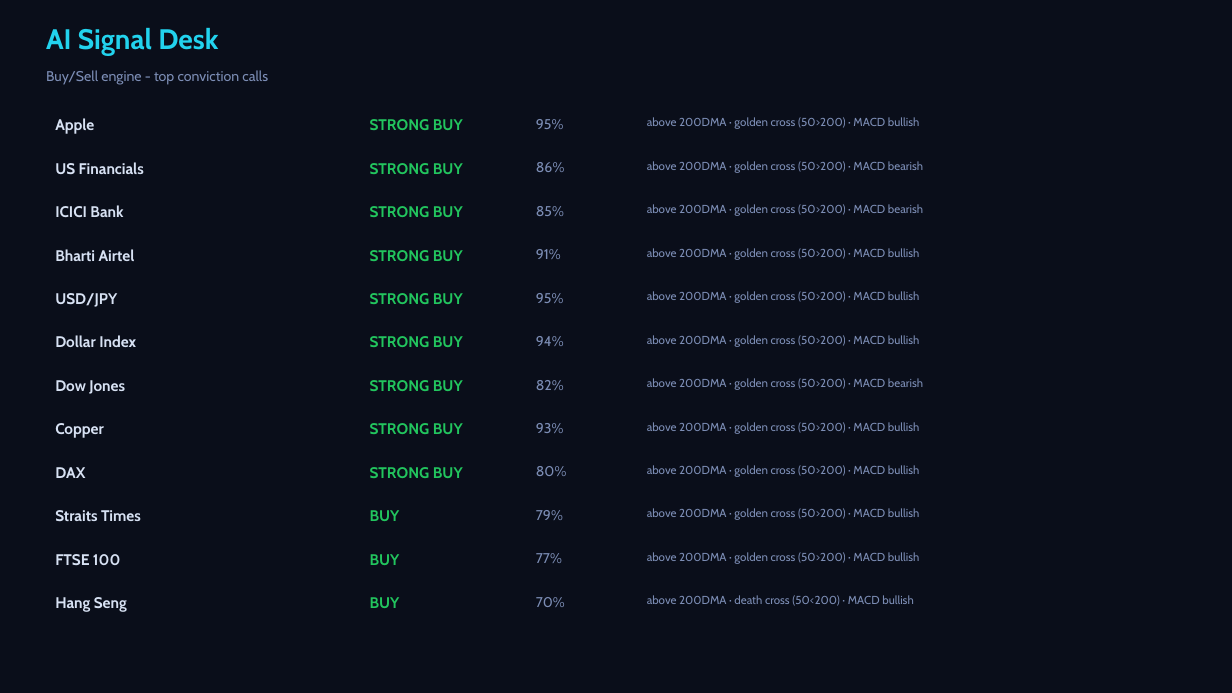
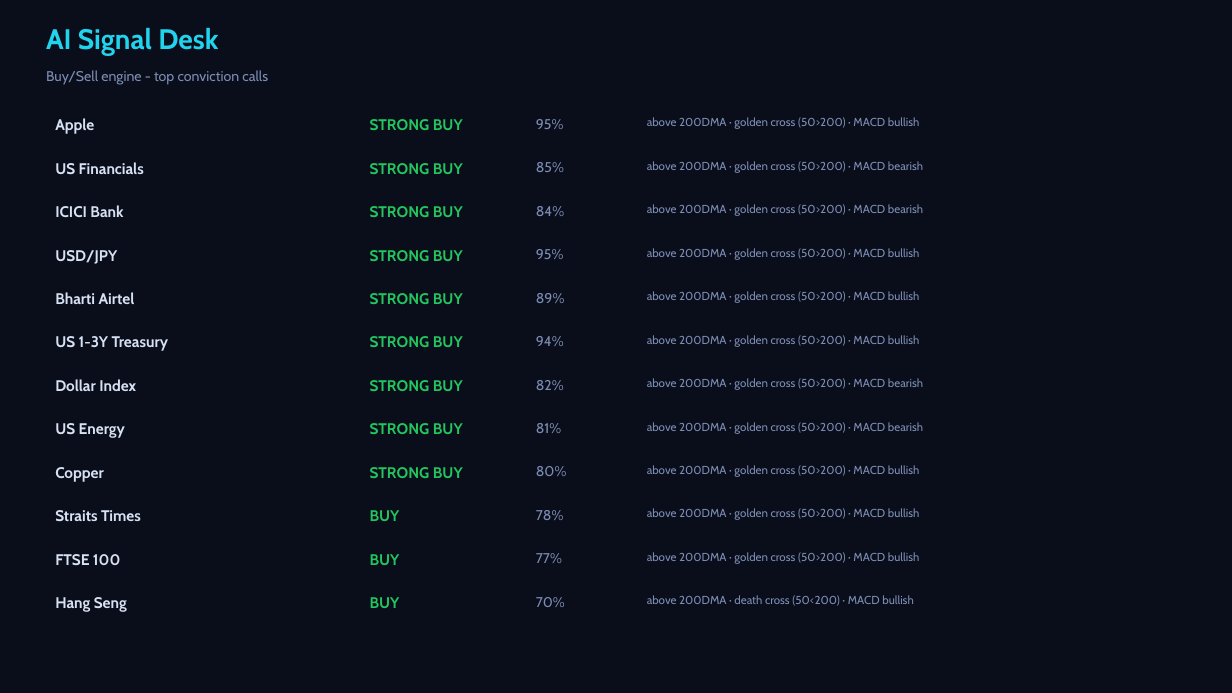
Before and after one commit to Pravkum23/pmr-terminal, a slide deck: slide 4 of docs/pmr_daily.pptx. Drawn at 1232x693 pixels with LibreOffice and Linux fonts; fonts in the diff are those of the drawing. Boxes give left, top, right and bottom in pixels: in the first picture for what was removed or moved away, otherwise in the second. Text is boxed around its words. In the diff, an @@ line names an element or a change of style, - is before the commit and + after.

```diff
--- a/docs/pmr_daily.pptx
+++ b/docs/pmr_daily.pptx
@@ text removed at bbox=[536, 162, 565, 172] @@
-86%
@@ text added at bbox=[536, 206, 564, 216], 11 pt, text #7C8DB5 @@
+84%
@@ 3 texts: place and size @@
-3 texts at bbox=[55, 206, 564, 307]
+3 texts at bbox=[55, 162, 564, 264]
@@ text removed at bbox=[536, 249, 561, 259] @@
-91%
@@ text added at bbox=[536, 293, 565, 303], 11 pt, text #7C8DB5 @@
+89%
@@ text added at bbox=[55, 336, 168, 351], 12 pt, text #D7E1F3, bold @@
+US 1-3Y Treasury
@@ text removed at bbox=[55, 380, 125, 394] @@
-Dow Jones
@@ text added at bbox=[55, 423, 125, 438], 12 pt, text #D7E1F3, bold @@
+US Energy
@@ text at bbox=[536, 423, 561, 433]: text changed @@
-93%
+81%
@@ text at bbox=[647, 422, 923, 434]: text changed @@
-above 200DMA · golden cross (50>200) · MACD bullish
+above 200DMA · golden cross (50>200) · MACD bearish
@@ 3 texts: place and size @@
-3 texts at bbox=[55, 249, 136, 438]
+3 texts at bbox=[55, 292, 136, 482]
@@ text removed at bbox=[55, 467, 85, 478] @@
-DAX
@@ text at bbox=[536, 510, 564, 520]: text changed @@
-79%
+78%
```
Also in this commit, not shown: 3 other slides changed, 2 other files.
